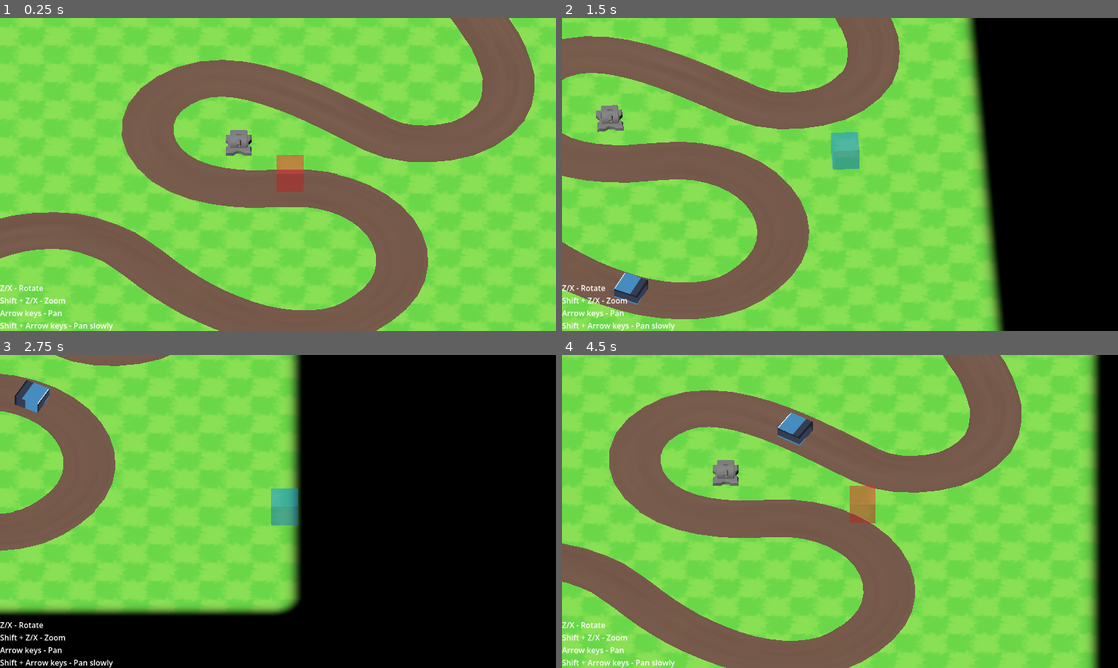
Above: before the commit, frames 1-4 (two rows, left to right).
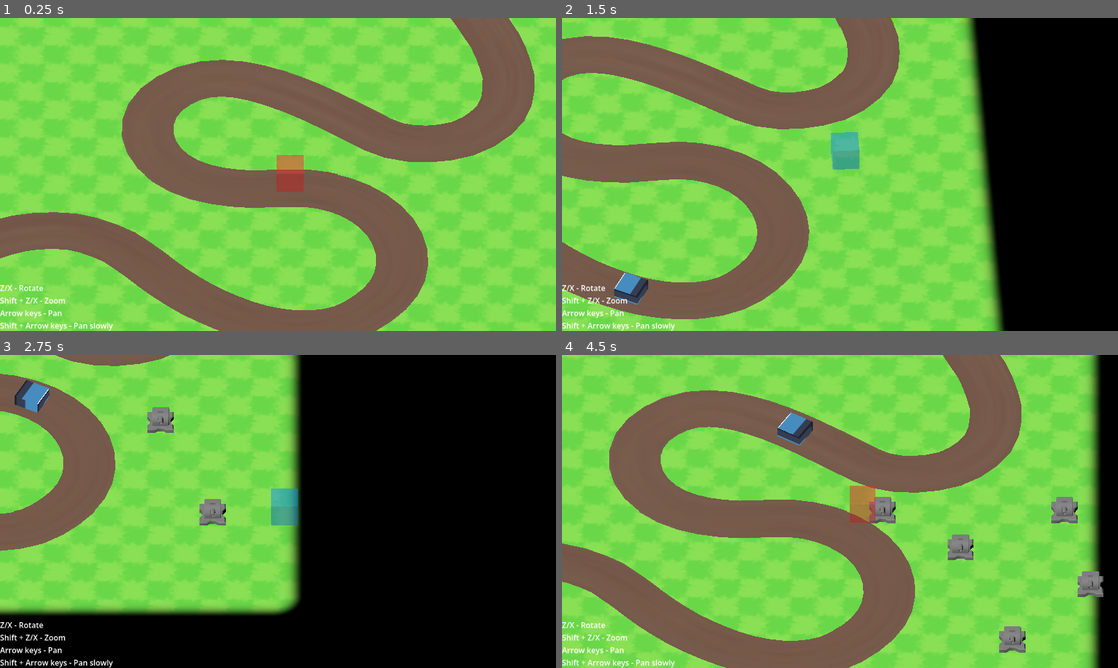
Above: after the commit, the same moments.

Repository: dairycultist/furry-roguelike-platformer
Game: Godot game, scene res://scene.tscn
Same seed, same stepped clock (60 frames per second), same inputs: the game is played once before the commit and once after it. The engine's default icon, where the game draws it, is replaced by a stand-in: a white triangle on a blue panel in a dark square.
Inputs:
- Up to frame 1 (0.25 s): no input
- Up to frame 2 (1.5 s): hold Right (pan_right) 0.53-1.28 s; tap Space (use_tool) at 0.6 s; hold Down (pan_down) from 1.28 s (still down); tap X (camalt_negative) at 1.35 s
- Up to frame 3 (2.75 s): tap Space (use_tool) at 1.55, 2.3 s; release Down (pan_down) at 2.03 s; hold Right (pan_right) from 2.03 s (still down); tap Z (camalt_positive) at 2.1 s
- Up to frame 4 (4.5 s): release Right (pan_right) at 2.78 s; hold Up (pan_up) 2.78-3.53 s; tap Shift (modify_action) at 2.85 s; tap Space (use_tool) at 3.05, 3.6, 4.35 s; hold Left (pan_left) from 3.53 s (still down)

The runs differ from the first frame. In frame 1, 0.3% of the frame differs, in the area x 40-46%, y 35-44%; in frame 2, 0.3%; in frame 3, 0.7%; in frame 4, 2.1%, in the area x 27-98%, y 33-96%.

Commit message:
Placing turrets

Diff:
--- a/player.gd
+++ b/player.gd
@@ -1,4 +1,6 @@
 extends Node3D;
+
+const turret_prefab = preload("res://turret/turret.tscn");
 
 @export var ZOOM_SPEED := 10.0;
 @export var PAN_SPEED_MULT := 0.8;
@@ -51,5 +53,10 @@
 
 	$Cursor.global_position = lerp($Cursor.global_position, Vector3(selected_pos) + Vector3(0.5, 0.0, 0.5), 10.0 * delta);
 
-	if Input.is_action_just_pressed("use_tool"):
-		print(grid.get_cell_item(selected_pos));
+	if Input.is_action_just_pressed("use_tool") and not pos_invalid:
+
+		var turret = turret_prefab.instantiate();
+
+		grid.add_child(turret);
+
+		turret.global_position = Vector3(selected_pos.x + 0.5, 0.0, selected_pos.z + 0.5);
--- a/scene.tscn
+++ b/scene.tscn
@@ -8,9 +8,6 @@
 [ext_resource type="Texture2D" uid="uid://di8cf2ijph50w" path="res://dirt.png" id="4_u3cyc"]
 [ext_resource type="Script" uid="uid://vnpc4i2w28lh" path="res://enemy.gd" id="7_ni31j"]
 [ext_resource type="Texture2D" uid="uid://8sp6e364jbjd" path="res://icon.svg" id="8_xlvrw"]
-[ext_resource type="ArrayMesh" uid="uid://crx1badckkgiw" path="res://turret_base.obj" id="9_5juve"]
-[ext_resource type="ArrayMesh" uid="uid://bbfmffnqawaxr" path="res://turret_head.obj" id="10_fy5k1"]
-[ext_resource type="ArrayMesh" uid="uid://ck8wd4jj54rim" path="res://turret_barrel.obj" id="11_fy5k1"]
 
 [sub_resource type="PlaneMesh" id="PlaneMesh_lxpj2"]
 size = Vector2(26, 26)
@@ -143,17 +140,3 @@
 [node name="Mesh" type="MeshInstance3D" parent="Path3D/Enemy" unique_id=1995363100]
 mesh = SubResource("BoxMesh_x0ryr")
 surface_material_override/0 = SubResource("ShaderMaterial_ni31j")
-
-[node name="Turret" type="Node3D" parent="." unique_id=11519055]
-transform = Transform3D(1, 0, 0, 0, 1, 0, 0, 0, 1, -1.5, 0, -1.5)
-
-[node name="TurretBase" type="MeshInstance3D" parent="Turret" unique_id=1730923390]
-mesh = ExtResource("9_5juve")
-
-[node name="TurretHead" type="MeshInstance3D" parent="Turret" unique_id=1904079097]
-transform = Transform3D(1, 0, 0, 0, 1, 0, 0, 0, 1, 0, 0.2, 0)
-mesh = ExtResource("10_fy5k1")
-
-[node name="TurretBarrel" type="MeshInstance3D" parent="Turret/TurretHead" unique_id=1214872545]
-transform = Transform3D(1, 0, 0, 0, 1, 0, 0, 0, 1, 0, 0.22995989, 0)
-mesh = ExtResource("11_fy5k1")
--- /dev/null
+++ b/turret.gd
@@ -0,0 +1,20 @@
+extends Node3D
+
+@export var target : Node3D;
+
+var fire_cooldown : float;
+
+func _process(delta: float) -> void:
+
+	if target:
+
+		$TurretHead.look_at(Vector3(target.global_position.x, global_position.y, target.global_position.z), Vector3.UP, true);
+
+		fire_cooldown -= delta;
+
+		$TurretHead/TurretBarrel.scale.z = lerp($TurretHead/TurretBarrel.scale.z, 1.0, 3.0 * delta);
+
+		if (fire_cooldown < 0.0):
+
+			fire_cooldown = 1.0;
+			$TurretHead/TurretBarrel.scale.z = 0.7;
--- /dev/null
+++ b/turret/turret.tscn
@@ -0,0 +1,21 @@
+[gd_scene format=3 uid="uid://wx2falj44yrt"]
+
+[ext_resource type="Script" uid="uid://q1d42dmw4ksu" path="res://turret.gd" id="1_coqkk"]
+[ext_resource type="ArrayMesh" uid="uid://crx1badckkgiw" path="res://turret/turret_base.obj" id="2_2kw7u"]
+[ext_resource type="ArrayMesh" uid="uid://bbfmffnqawaxr" path="res://turret/turret_head.obj" id="3_mhatg"]
+[ext_resource type="ArrayMesh" uid="uid://ck8wd4jj54rim" path="res://turret/turret_barrel.obj" id="4_vt3mo"]
+
+[node name="Turret" type="Node3D" unique_id=1625817297 node_paths=PackedStringArray("target")]
+script = ExtResource("1_coqkk")
+target = NodePath("")
+
+[node name="TurretBase" type="MeshInstance3D" parent="." unique_id=798336857]
+mesh = ExtResource("2_2kw7u")
+
+[node name="TurretHead" type="MeshInstance3D" parent="." unique_id=823903376]
+transform = Transform3D(1, 0, 0, 0, 1, 0, 0, 0, 1, 0, 0.2, 0)
+mesh = ExtResource("3_mhatg")
+
+[node name="TurretBarrel" type="MeshInstance3D" parent="TurretHead" unique_id=569734477]
+transform = Transform3D(1, 0, 0, 0, 1, 0, 0, 0, 1, 0, 0.22995989, 0)
+mesh = ExtResource("4_vt3mo")
Not shown, added: turret.gd.uid
Renamed: turret_barrel.mtl -> turret/turret_barrel.mtl
Renamed: turret_barrel.obj -> turret/turret_barrel.obj
Not shown, added: turret/turret_barrel.obj.import
Renamed: turret_base.mtl -> turret/turret_base.mtl
Renamed: turret_base.obj -> turret/turret_base.obj
Not shown, added: turret/turret_base.obj.import
Renamed: turret_head.mtl -> turret/turret_head.mtl
Renamed: turret_head.obj -> turret/turret_head.obj
Not shown, added: turret/turret_head.obj.import
Not shown, removed: turret_barrel.obj.import
Not shown, removed: turret_base.obj.import
(and 1 more such lines)
